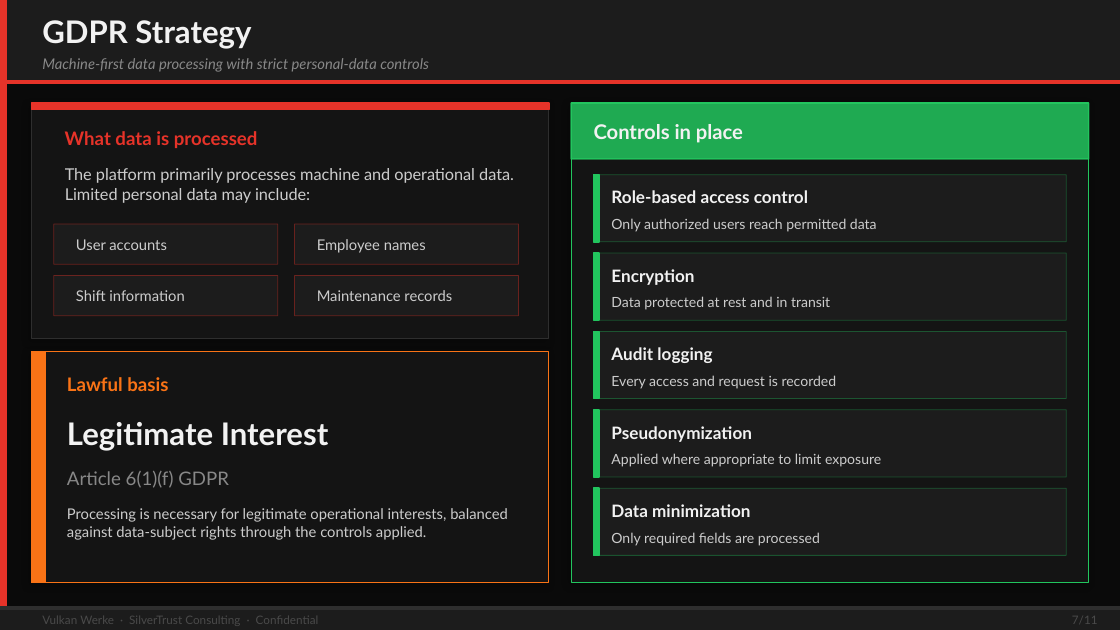
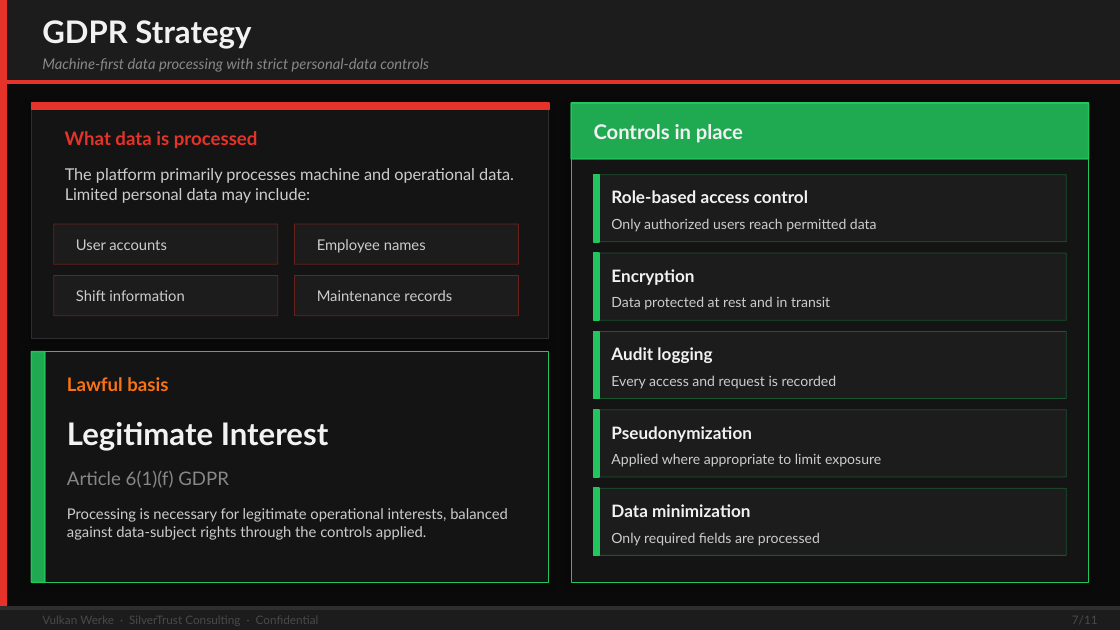
Before and after one commit to maxxeagleowl/Project_Vulkan_Werke_-_FemCare_AI, a slide deck: slide 7 of Vulcan Werke/VulkanWerke_Solution_Proposal.pptx. Drawn at 1120x630 pixels with LibreOffice and Linux fonts; fonts in the diff are those of the drawing. Boxes give left, top, right and bottom in pixels: in the first picture for what was removed or moved away, otherwise in the second. Text is boxed around its words. In the diff, an @@ line names an element or a change of style, - is before the commit and + after.

```diff
--- a/Vulcan Werke/VulkanWerke_Solution_Proposal.pptx
+++ b/Vulcan Werke/VulkanWerke_Solution_Proposal.pptx
@@ rectangle at (31, 352, 549, 582): outline #F97316 0.8 pt to #22C55E 0.8 pt @@
@@ rectangle at (31, 352, 45, 582): fill #F97316 to #22C55E at 85% opacity; outline #F97316 1 pt to #22C55E 1 pt @@
```
Also in this commit, not shown: 3 other slides changed, 1 other file.
